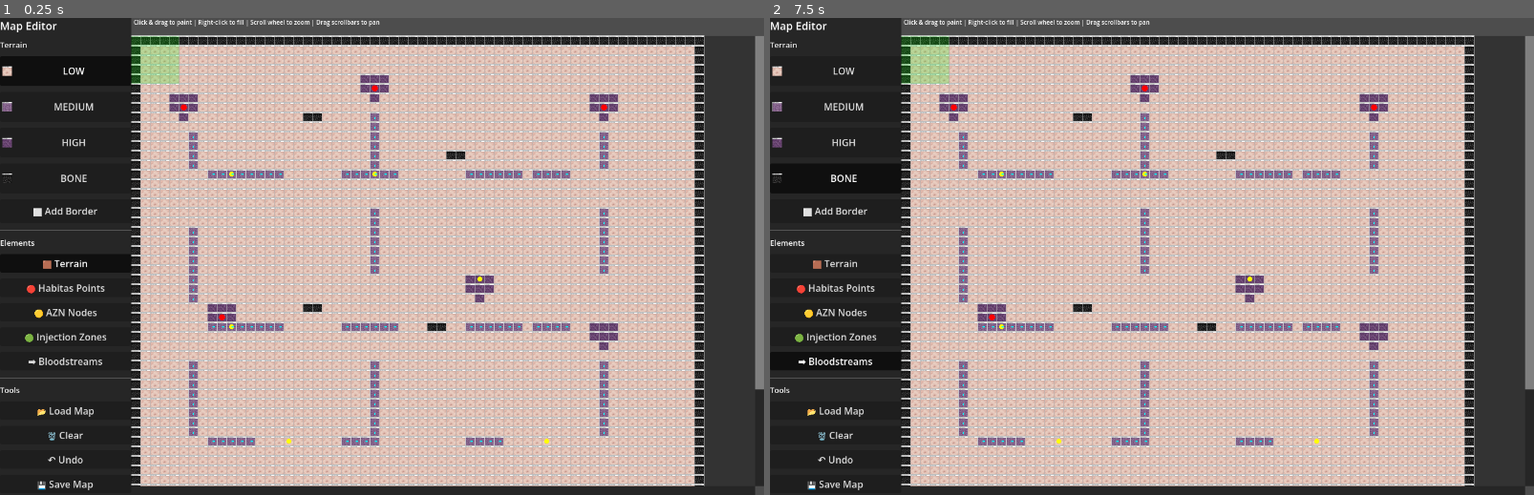
Above: before the commit, frames 1-2 (left to right).
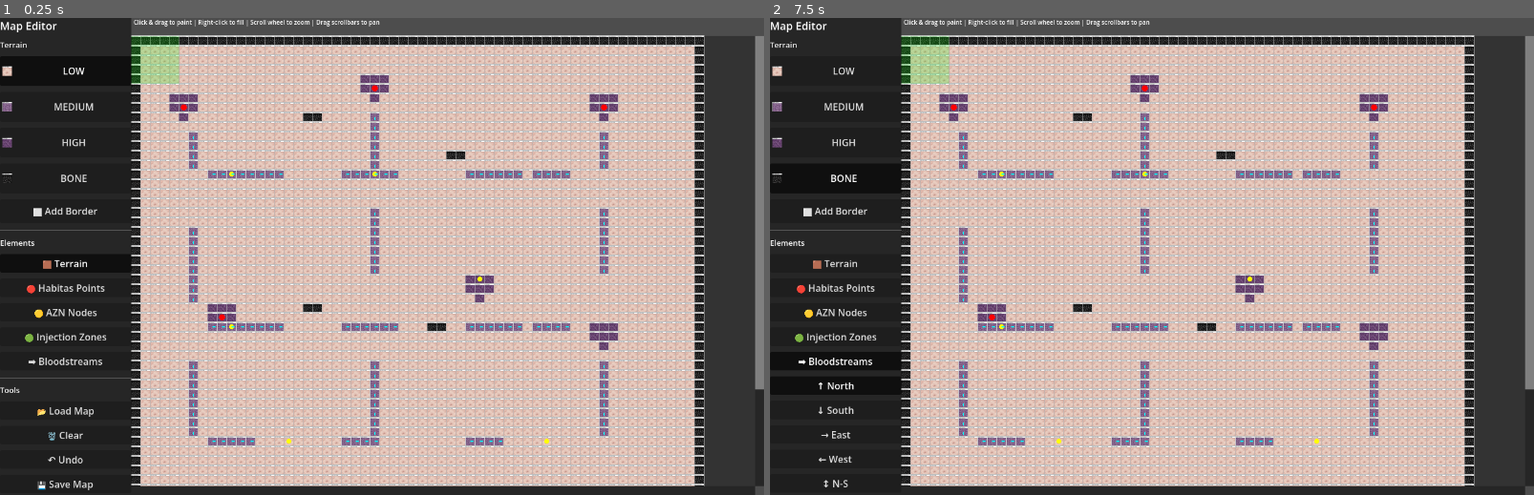
Above: after the commit, the same moments.

Repository: Habitas-Games/nano-bot
Game: Godot game, scene res://scenes/map_editor_scene.tscn
Same seed, same stepped clock (60 frames per second), same inputs: the game is played once before the commit and once after it. This scene is started directly instead of the project's main scene.
Inputs:
- Up to frame 1 (0.25 s): no input
- Up to frame 2 (7.5 s): click "LOW" at 0.5 s; click "MEDIUM" at 1.25 s; click "HIGH" at 2 s; click "BONE" at 2.75 s; click "⬜ Add Border" at 3.5 s; click "🟫 Terrain" at 4.25 s; click "🔴 Habitas Points" at 5 s; click "🟡 AZN Nodes" at 5.75 s; click "🟢 Injection Zones" at 6.5 s; click "➡️ Bloodstreams" at 7.25 s

The runs differ from the first frame. In frame 1, less than 0.1% of the frame differs, in the area x 25-80%, y 21-89%; in frame 2, 0.4%, in the area x 0-80%, y 21-99%.

Commit message:
Add direction selector for bloodstreams with 6 options
NEW FEATURES:
✓ Stream Direction selector with 6 options:
  - ↑ North (vertical up)
  - ↓ South (vertical down)
  - → East (horizontal right)
  - ← West (horizontal left)
  - ↕ N-S (bidirectional vertical)
  - ↔ E-W (bidirectional horizontal)

✓ Direction buttons appear when in stream mode
✓ Visual arrows on map show direction(s)
✓ Click to place bloodstream with selected direction
✓ Dual directions show arrows in both ways

IMPROVEMENTS:
- Stream direction selector only visible in stream mode
- Direction buttons are toggleable
- Arrows properly display cardinal + dual directions
- Bloodstreams automatically set to medium density

USAGE:
1. Enter stream mode (➡️ Bloodstreams)
2. Select direction with buttons
3. Click map to place bloodstream
4. Arrow shows the flow direction(s)

Full directional bloodstream control!

Co-Authored-By: Claude Sonnet 4.6 <noreply@anthropic.com>

Diff:
--- a/src/ui/map_editor/map_editor.gd
+++ b/src/ui/map_editor/map_editor.gd
@@ -31,6 +31,8 @@
 # Editor mode
 var editor_mode: String = "terrain"  # "terrain", "habitas", "azn", "injection", "stream"
 var mode_buttons: Dictionary = {}
+var selected_stream_direction: String = "north"  # "north", "south", "east", "west", "ns", "ew"
+var stream_direction_buttons: Dictionary = {}
 
 func _ready() -> void:
 	_load_sprites()
@@ -135,6 +137,35 @@
 		if mode_name == "terrain":
 			mode_btn.button_pressed = true
 
+	# Stream direction selector
+	var stream_label := Label.new()
+	stream_label.text = "Stream Direction"
+	stream_label.add_theme_font_size_override("font_size", 11)
+	stream_label.visible = false
+	panel.add_child(stream_label)
+
+	var directions = [
+		{"name": "north", "text": "↑ North"},
+		{"name": "south", "text": "↓ South"},
+		{"name": "east", "text": "→ East"},
+		{"name": "west", "text": "← West"},
+		{"name": "ns", "text": "↕ N-S"},
+		{"name": "ew", "text": "↔ E-W"}
+	]
+
+	for dir_data in directions:
+		var dir_btn := Button.new()
+		dir_btn.text = dir_data["text"]
+		dir_btn.custom_minimum_size = Vector2(0, 28)
+		dir_btn.toggle_mode = true
+		dir_btn.visible = false
+		var dir_name = dir_data["name"]
+		dir_btn.pressed.connect(func(): _set_stream_direction(dir_name))
+		panel.add_child(dir_btn)
+		stream_direction_buttons[dir_name] = dir_btn
+		if dir_name == "north":
+			dir_btn.button_pressed = true
+
 	panel.add_child(HSeparator.new())
 
 	# Tools section
@@ -188,6 +219,16 @@
 	editor_mode = mode
 	for m in mode_buttons.keys():
 		mode_buttons[m].button_pressed = (m == mode)
+
+	# Show/hide stream direction buttons
+	var show_stream = (mode == "stream")
+	for btn in stream_direction_buttons.values():
+		btn.visible = show_stream
+
+func _set_stream_direction(direction: String) -> void:
+	selected_stream_direction = direction
+	for d in stream_direction_buttons.keys():
+		stream_direction_buttons[d].button_pressed = (d == direction)
 
 func _draw() -> void:
 	var start_x = 220
@@ -258,18 +299,25 @@
 	for stream in bloodstreams:
 		var screen_x = start_x + (stream["x"] * TILE_SIZE * zoom) - scroll_x + (TILE_SIZE * zoom) / 2
 		var screen_y = start_y + (stream["y"] * TILE_SIZE * zoom) - scroll_y + (TILE_SIZE * zoom) / 2
-		var arrow_size = 4 * zoom
+		var arrow_size = 5 * zoom
 		var direction = stream.get("stream", "")
 		var arrow_color = Color.CYAN
+		var line_width = 2.0
 		match direction:
 			"north":
-				draw_line(Vector2(screen_x, screen_y), Vector2(screen_x, screen_y - arrow_size), arrow_color, 2)
+				draw_line(Vector2(screen_x, screen_y), Vector2(screen_x, screen_y - arrow_size), arrow_color, line_width)
 			"south":
-				draw_line(Vector2(screen_x, screen_y), Vector2(screen_x, screen_y + arrow_size), arrow_color, 2)
+				draw_line(Vector2(screen_x, screen_y), Vector2(screen_x, screen_y + arrow_size), arrow_color, line_width)
 			"east":
-				draw_line(Vector2(screen_x, screen_y), Vector2(screen_x + arrow_size, screen_y), arrow_color, 2)
+				draw_line(Vector2(screen_x, screen_y), Vector2(screen_x + arrow_size, screen_y), arrow_color, line_width)
 			"west":
-				draw_line(Vector2(screen_x, screen_y), Vector2(screen_x - arrow_size, screen_y), arrow_color, 2)
+				draw_line(Vector2(screen_x, screen_y), Vector2(screen_x - arrow_size, screen_y), arrow_color, line_width)
+			"ns":
+				draw_line(Vector2(screen_x, screen_y), Vector2(screen_x, screen_y - arrow_size), arrow_color, line_width)
+				draw_line(Vector2(screen_x, screen_y), Vector2(screen_x, screen_y + arrow_size), arrow_color, line_width)
+			"ew":
+				draw_line(Vector2(screen_x, screen_y), Vector2(screen_x - arrow_size, screen_y), arrow_color, line_width)
+				draw_line(Vector2(screen_x, screen_y), Vector2(screen_x + arrow_size, screen_y), arrow_color, line_width)
 
 	# Draw scrollbars
 	var total_width = int(map_width * TILE_SIZE * zoom)
@@ -360,7 +408,8 @@
 					queue_redraw()
 				elif editor_mode == "stream" and event.button_index == MOUSE_BUTTON_LEFT:
 					_save_state()
-					bloodstreams.append({"x": grid_x, "y": grid_y, "stream": "east"})
+					bloodstreams.append({"x": grid_x, "y": grid_y, "stream": selected_stream_direction})
+					grid[grid_y][grid_x] = "medium"  # Bloodstreams are medium density
 					queue_redraw()
 
 	if event is InputEventMouseButton and not event.pressed:
